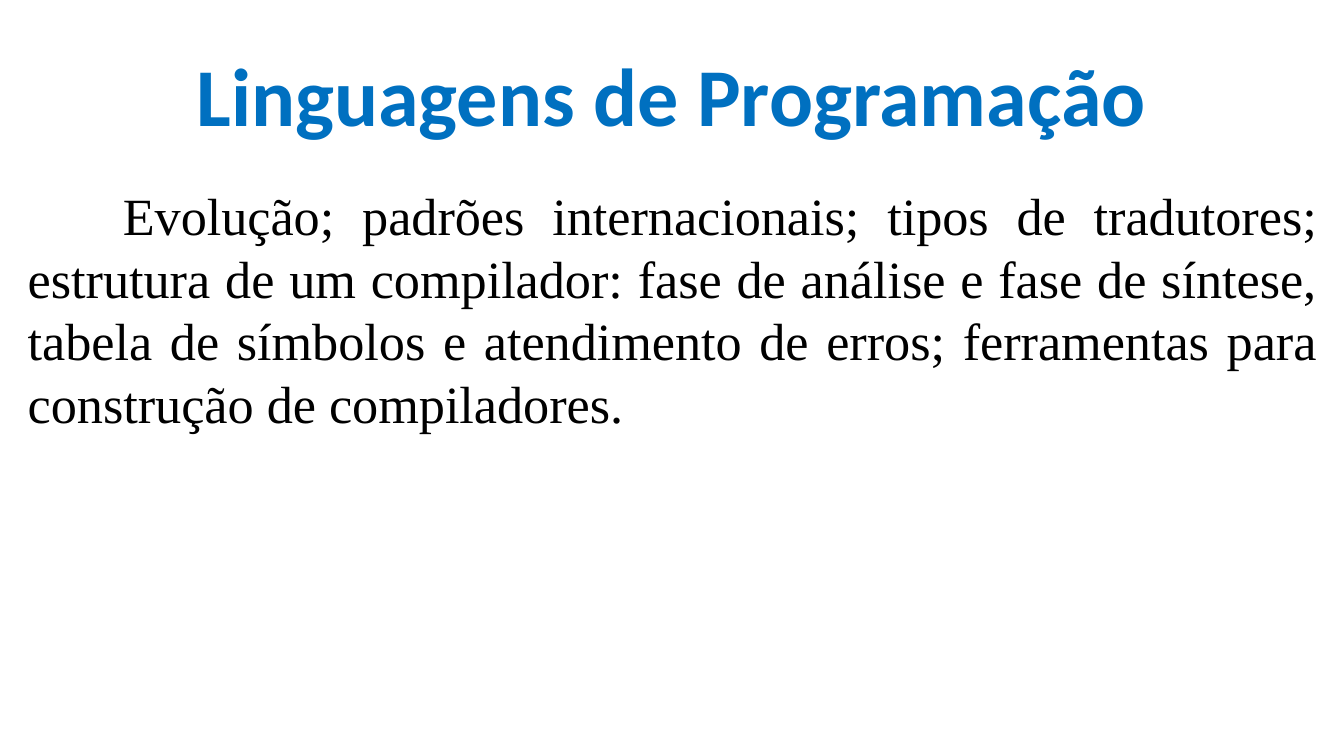
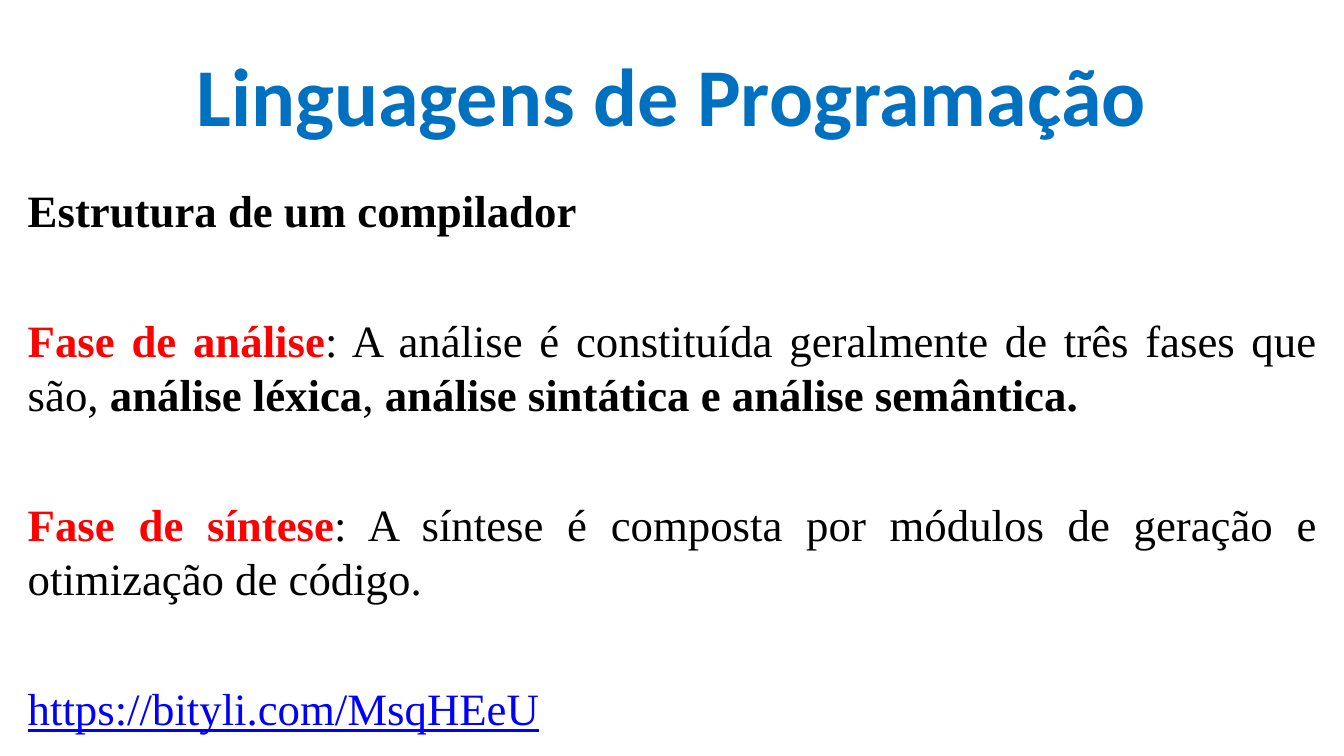
Before and after one commit to CloudEducationBrazil/WydenTeoriaCompiladores, a slide deck: slide 11 of 01 Classes/Aula 03 Teoria de Compiladores - Linguagens de programação.pptx (slide 3 before the commit). Drawn at 1344x756 pixels with LibreOffice and Linux fonts; fonts in the diff are those of the drawing; background and template pictures are left out. Boxes give left, top, right and bottom in pixels: in the first picture for what was removed or moved away, otherwise in the second. Text is boxed around its words. In the diff, an @@ line names an element or a change of style, - is before the commit and + after.

Commit message:
Aula 03 Teoria de compiladores 21092022

```diff
--- a/01 Classes/Aula 03 Teoria de Compiladores - Linguagens de programação.pptx
+++ b/01 Classes/Aula 03 Teoria de Compiladores - Linguagens de programação.pptx
@@ text at (28,196,1317,734): text changed; size 28 to 24 pt @@
-Evolução; padrões internacionais; tipos de tradutores; estrutura de um compilador: fase de análise e fase de síntese, tabela de símbolos e atendimento de erros; ferramentas para construção de compiladores.
+Estrutura de um compilador
+Fase de análise: A análise é constituída geralmente de três fases que são, análise léxica, análise sintática e análise semântica.
+Fase de síntese: A síntese é composta por módulos de geração e otimização de código.
+https://bityli.com/MsqHEeU
```
Also in this commit, not shown: 5 other slides changed, 14 slides added.
